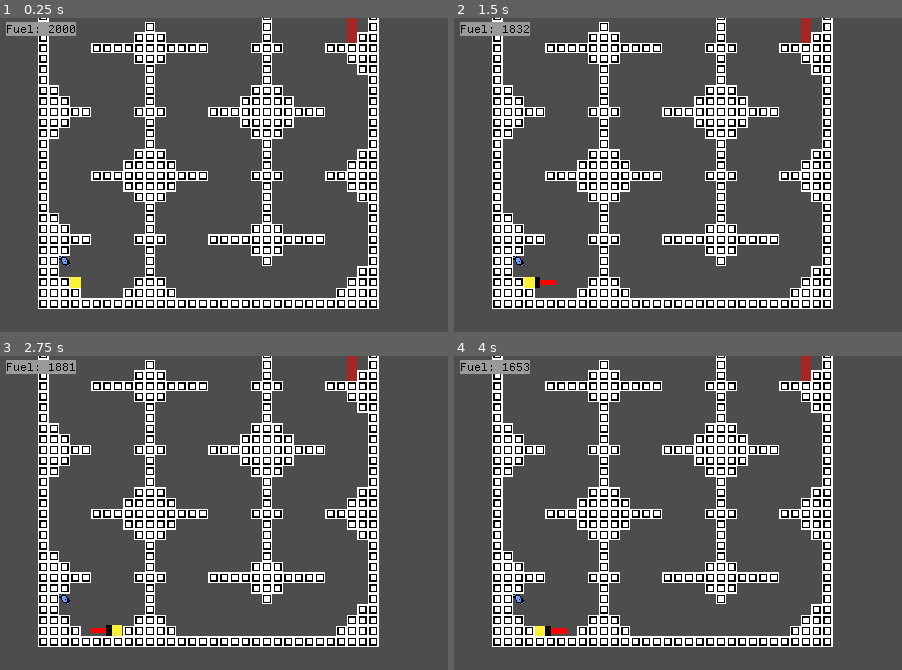
Above: before the commit, frames 1-4 (two rows, left to right).
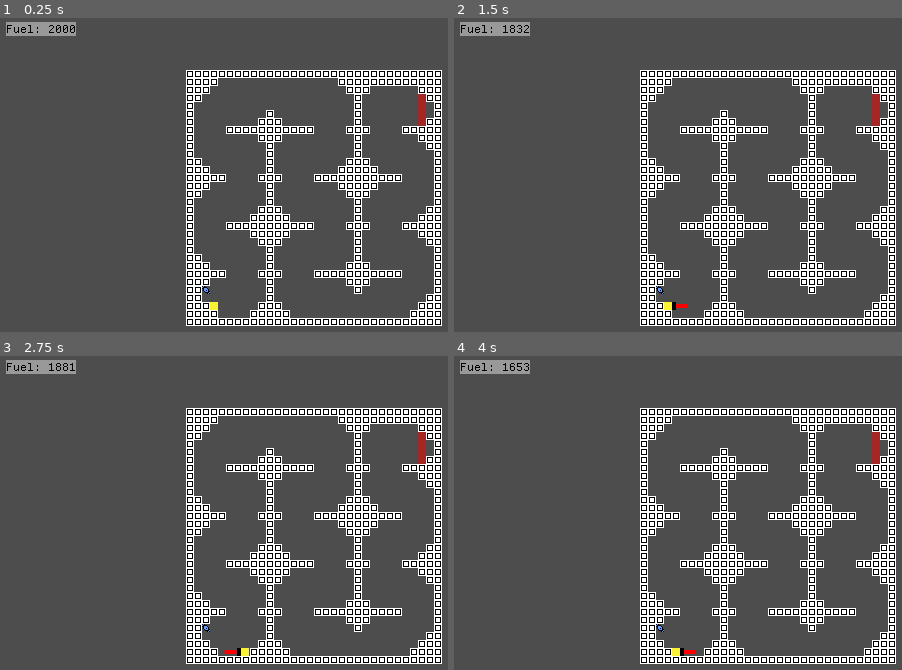
Above: after the commit, the same moments.

Repository: OSGH-web/balloon-movement-demo
Game: Godot game, scene res://levels/level-ben-1-6-snake.tscn
The game is run twice, just before and just after one commit, with the same random seed, the same clock (stepped at 60 frames per second) and the same inputs. This scene is started directly instead of the project's main scene. Sound files missing from this copy of the repository are replaced by a short silence.
Inputs:
- Up to frame 1 (0.25 s): no input
- Up to frame 2 (1.5 s): tap Enter at 0.5 s; hold Right (ui_right) from 0.53 s (still down); tap Up (ui_up) at 0.77 s
- Up to frame 3 (2.75 s): tap Up (ui_up) at 1.52 s; tap R (reset) at 2 s; release Right (ui_right) at 2.03 s; hold Left (ui_left) from 2.03 s (still down)
- Up to frame 4 (4 s): release Left (ui_left) at 2.78 s; hold Right (ui_right) from 2.78 s (still down); tap Up (ui_up) at 3.02, 3.77 s

The runs differ from the first frame. In frame 1, 32% of the frame differs, in the area x 8-99%, y 0-99%; in frame 2, 32%; in frame 3, 32%; in frame 4, 32%.

Commit message:
Fixed level settings + removed icon

Diff:
--- a/icon.svg
+++ /dev/null
@@ -1 +0,0 @@
-<svg xmlns="http://www.w3.org/2000/svg" width="128" height="128"><rect width="124" height="124" x="2" y="2" fill="#363d52" stroke="#212532" stroke-width="4" rx="14"/><g fill="#fff" transform="translate(12.322 12.322)scale(.101)"><path d="M105 673v33q407 354 814 0v-33z"/><path fill="#478cbf" d="m105 673 152 14q12 1 15 14l4 67 132 10 8-61q2-11 15-15h162q13 4 15 15l8 61 132-10 4-67q3-13 15-14l152-14V427q30-39 56-81-35-59-83-108-43 20-82 47-40-37-88-64 7-51 8-102-59-28-123-42-26 43-46 89-49-7-98 0-20-46-46-89-64 14-123 42 1 51 8 102-48 27-88 64-39-27-82-47-48 49-83 108 26 42 56 81zm0 33v39c0 276 813 276 814 0v-39l-134 12-5 69q-2 10-14 13l-162 11q-12 0-16-11l-10-65H446l-10 65q-4 11-16 11l-162-11q-12-3-14-13l-5-69z"/><path d="M483 600c0 34 58 34 58 0v-86c0-34-58-34-58 0z"/><circle cx="725" cy="526" r="90"/><circle cx="299" cy="526" r="90"/></g><g fill="#414042" transform="translate(12.322 12.322)scale(.101)"><circle cx="307" cy="532" r="60"/><circle cx="717" cy="532" r="60"/></g></svg>
--- a/levels/level-ben-1-4-waves.tscn
+++ b/levels/level-ben-1-4-waves.tscn
@@ -1,10 +1,10 @@
 [gd_scene load_steps=6 format=4 uid="uid://c8pom0m0qm47y"]
 
-[ext_resource type="Script" uid="uid://lkphrvhitvd" path="res://scenes/level_base/level_base.gd" id="1_uit8p"]
-[ext_resource type="PackedScene" uid="uid://b7jfvkf4edbjp" path="res://scenes/player/player.tscn" id="2_wc7bv"]
-[ext_resource type="PackedScene" uid="uid://bnpihmeh3p65s" path="res://scenes/terrain/terrain.tscn" id="3_e4xh1"]
-[ext_resource type="Script" uid="uid://df1fbghclur2h" path="res://scenes/terrain/terrain.gd" id="4_pf52v"]
-[ext_resource type="PackedScene" uid="uid://bvn2y2nnqcrts" path="res://scenes/end_zone/end_zone.tscn" id="5_6aak5"]
+[ext_resource type="Script" uid="uid://lkphrvhitvd" path="res://scripts/level_base.gd" id="1_uit8p"]
+[ext_resource type="PackedScene" uid="uid://b7jfvkf4edbjp" path="res://scenes/player.tscn" id="2_wc7bv"]
+[ext_resource type="PackedScene" uid="uid://bnpihmeh3p65s" path="res://scenes/terrain.tscn" id="3_e4xh1"]
+[ext_resource type="Script" uid="uid://df1fbghclur2h" path="res://scripts/terrain.gd" id="4_pf52v"]
+[ext_resource type="PackedScene" uid="uid://bvn2y2nnqcrts" path="res://scenes/end_zone.tscn" id="5_6aak5"]
 
 [node name="LevelBase" type="Node2D"]
 script = ExtResource("1_uit8p")
@@ -16,6 +16,7 @@
 floor_constant_speed = true
 safe_margin = 0.001
 tilemaplayer = NodePath("../Terrain")
+staticCam = true
 
 [node name="Terrain" parent="." instance=ExtResource("3_e4xh1")]
 tile_map_data = PackedByteArray("AAAfAB8AAAADAAQAAAAeAB8AAAADAAQAAAAdAB8AAAADAAQAAAAcAB8AAAADAAQAAAAbAB8AAAADAAQAAAAaAB …(7856 unchanged characters)…
--- a/levels/level-ben-1-6-snake.tscn
+++ b/levels/level-ben-1-6-snake.tscn
@@ -1,11 +1,11 @@
 [gd_scene load_steps=7 format=4 uid="uid://ba2qxpqt4sain"]
 
-[ext_resource type="Script" uid="uid://lkphrvhitvd" path="res://scenes/level_base/level_base.gd" id="1_lokct"]
-[ext_resource type="PackedScene" uid="uid://b7jfvkf4edbjp" path="res://scenes/player/player.tscn" id="2_flsiu"]
-[ext_resource type="PackedScene" uid="uid://bnpihmeh3p65s" path="res://scenes/terrain/terrain.tscn" id="3_tpi3h"]
-[ext_resource type="Script" uid="uid://df1fbghclur2h" path="res://scenes/terrain/terrain.gd" id="4_0siru"]
-[ext_resource type="PackedScene" uid="uid://bvn2y2nnqcrts" path="res://scenes/end_zone/end_zone.tscn" id="5_21e4t"]
-[ext_resource type="PackedScene" uid="uid://cxdl0fqxwxba1" path="res://scenes/gas_can/gas_can.tscn" id="6_7gbfm"]
+[ext_resource type="Script" uid="uid://lkphrvhitvd" path="res://scripts/level_base.gd" id="1_lokct"]
+[ext_resource type="PackedScene" uid="uid://b7jfvkf4edbjp" path="res://scenes/player.tscn" id="2_flsiu"]
+[ext_resource type="PackedScene" uid="uid://bnpihmeh3p65s" path="res://scenes/terrain.tscn" id="3_tpi3h"]
+[ext_resource type="Script" uid="uid://df1fbghclur2h" path="res://scripts/terrain.gd" id="4_0siru"]
+[ext_resource type="PackedScene" uid="uid://bvn2y2nnqcrts" path="res://scenes/end_zone.tscn" id="5_21e4t"]
+[ext_resource type="PackedScene" uid="uid://cxdl0fqxwxba1" path="res://scenes/gas_can.tscn" id="6_7gbfm"]
 
 [node name="LevelBase" type="Node2D"]
 script = ExtResource("1_lokct")
@@ -17,7 +17,6 @@
 floor_constant_speed = true
 safe_margin = 0.001
 tilemaplayer = NodePath("../Terrain")
-camera_scale = Vector2(1.33, 1.33)
 staticCam = true
 
 [node name="Terrain" parent="." instance=ExtResource("3_tpi3h")]
Not shown, removed: icon.svg.import
